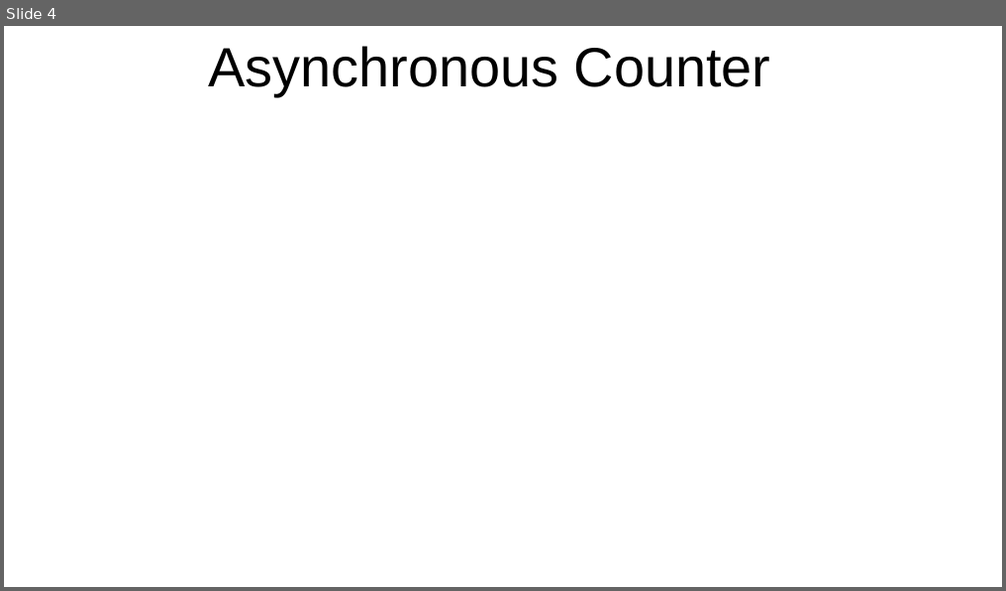
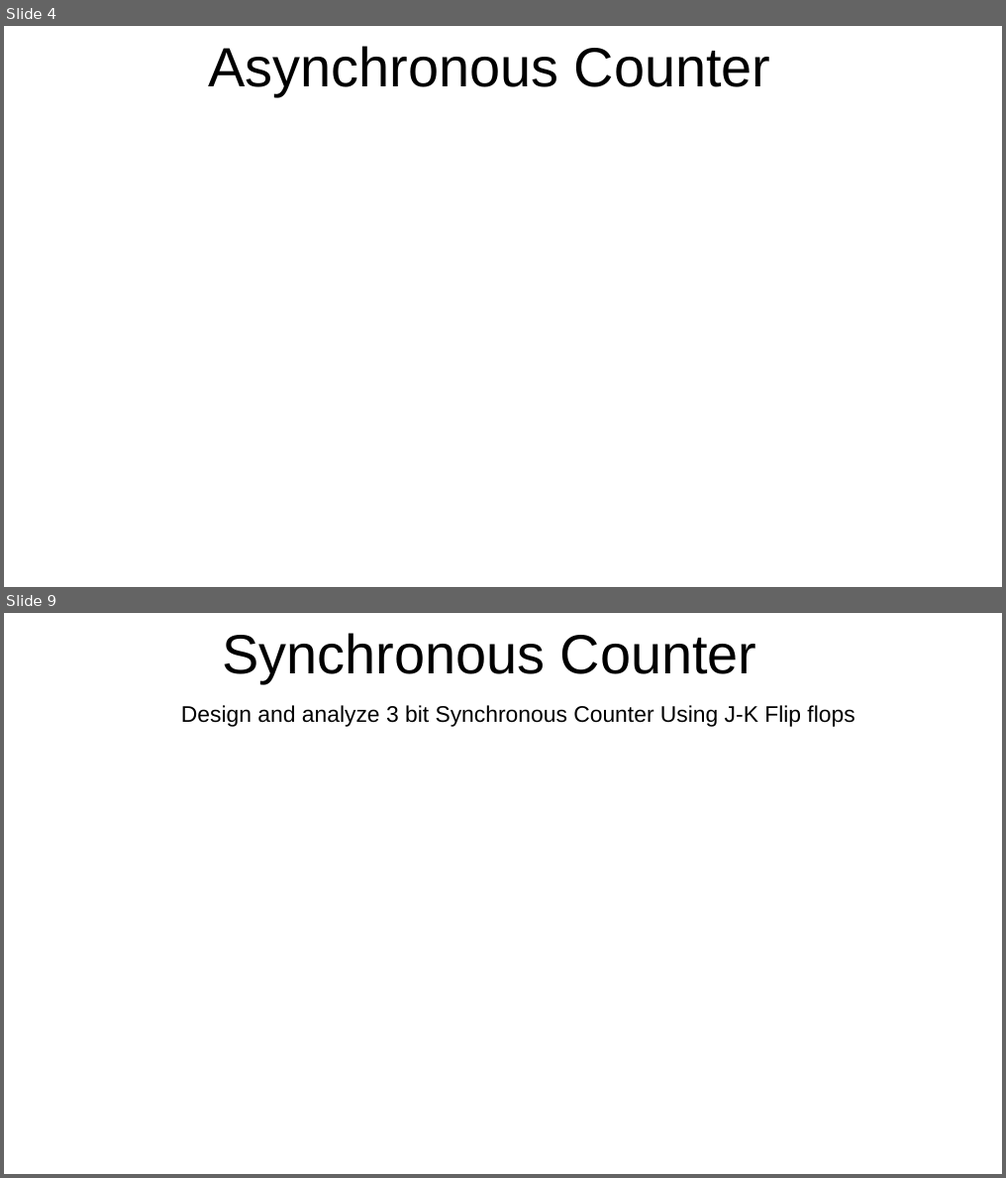
Before and after one commit to arnabsinha/Switching-Circuits-and-Logic-Design, a slide deck: Lecture_24.pptx. Shown one above the other, each under a label of ours: slide 4 before the commit, slides 4 and 9 after it; the slides between them are not shown. The pictures are 1006x591 and 1006x1178 pixels, drawn with LibreOffice and Linux fonts; fonts in the diff are those of the drawing. Boxes give left, top, right and bottom in pixels: in the first picture for what was removed or moved away, otherwise in the second. Text is boxed around its words. In the diff, an @@ line names an element or a change of style, - is before the commit and + after.

```diff
--- a/Lecture_24.pptx
+++ b/Lecture_24.pptx
@@ slide 9 added at [4, 613, 1002, 1174], background #FFFFFF @@
@@ title added at [222, 633, 757, 683], 44 pt, text #000000 @@
+Synchronous Counter
@@ text added at [181, 705, 854, 727], 18 pt, text #000000 @@
+Design and analyze 3 bit Synchronous Counter Using J-K Flip flops
```
Also in this commit, not shown: 4 other slides added, 1 other file.
